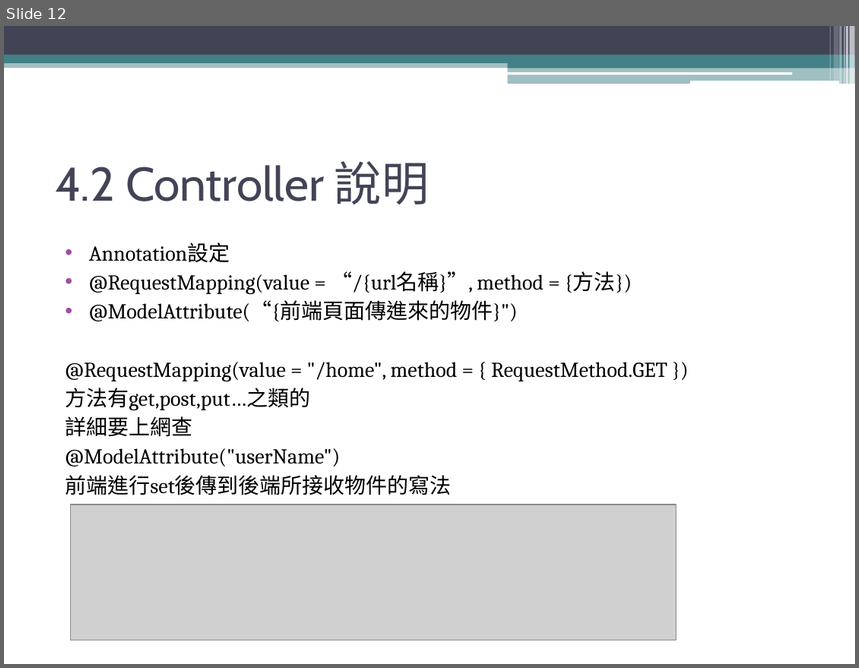
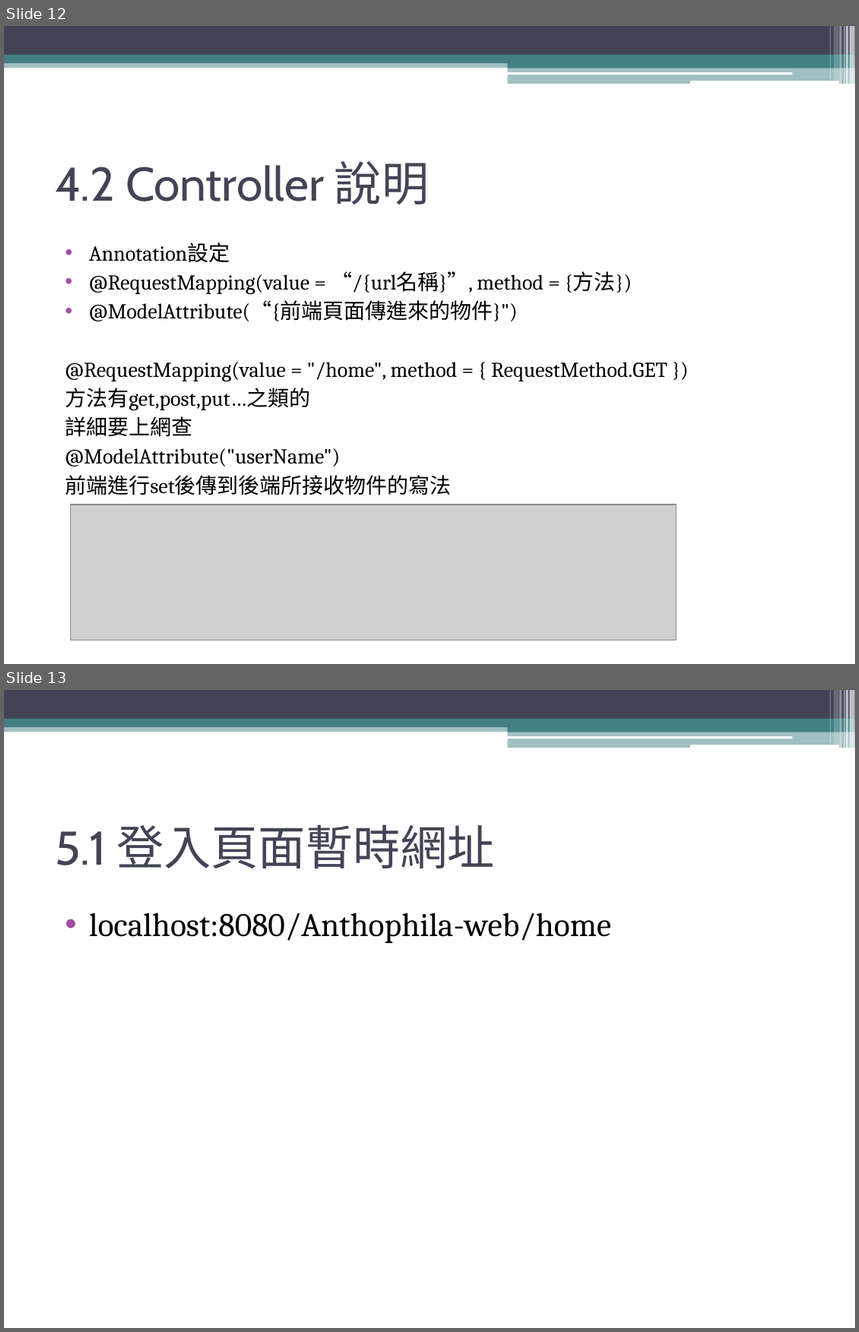
Before and after one commit to searblue30128/anthophila, a slide deck: 文檔/Anthophila基本.pptx. Shown one above the other, each under a label of ours: slide 12 before the commit, slides 12 and 13 after it. The pictures are 859x668 and 859x1332 pixels, drawn with LibreOffice and Linux fonts; fonts in the diff are those of the drawing; grey boxes stand for pictures. Boxes give left, top, right and bottom in pixels: in the first picture for what was removed or moved away, otherwise in the second. Text is boxed around its words. In the diff, an @@ line names an element or a change of style, - is before the commit and + after.

```diff
--- a/文檔/Anthophila基本.pptx
+++ b/文檔/Anthophila基本.pptx
@@ slide 13 added at (4, 690, 855, 1328), background #FFFFFF; not listed: 13 template elements that a slide beside it also shows @@
@@ title added at (55, 825, 495, 869), 40 pt, text #424456 @@
+5.1 登入頁面暫時網址
@@ text added at (89, 913, 612, 943), 28 pt, text #000000 @@
+• localhost:8080/Anthophila-web/home
```
Also in this commit, not shown: 3 slides changed.
